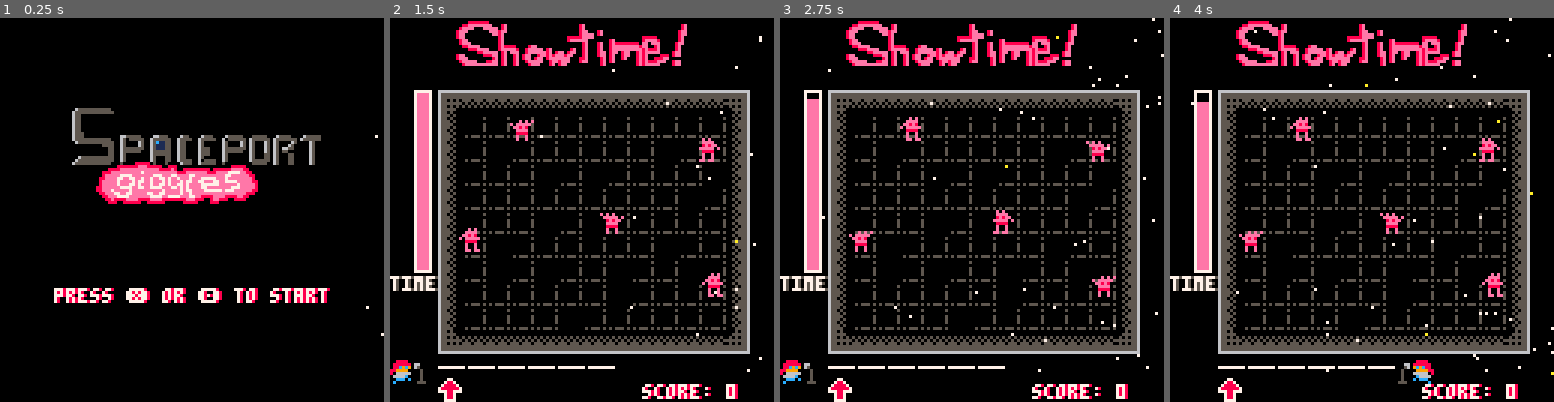
Above: before the commit, frames 1-4 (left to right).
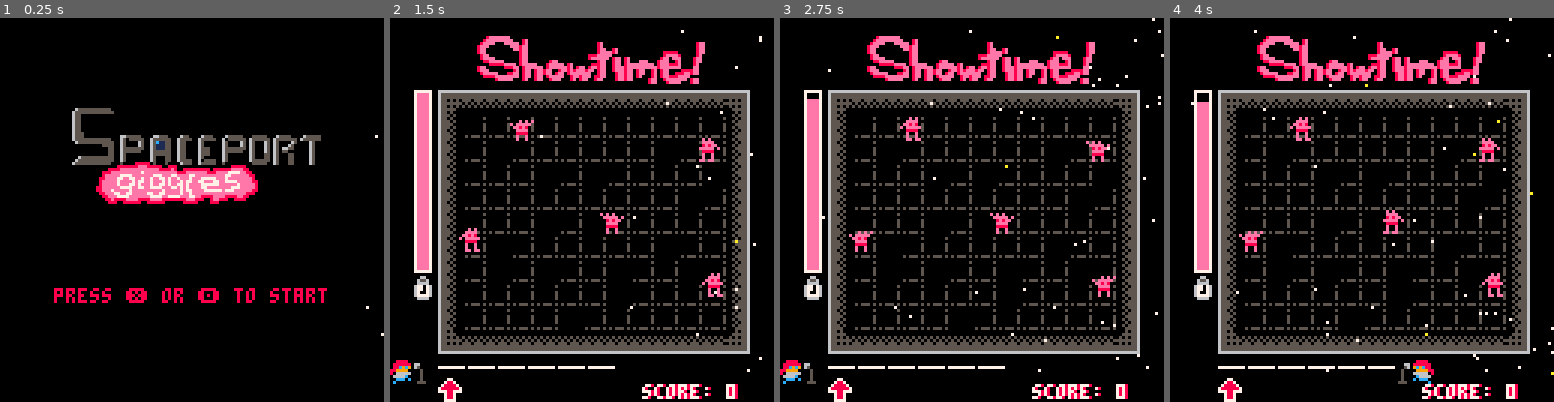
Above: after the commit, the same moments.

Repository: kitasuna/ggj2024
Game: PICO-8 cartridge main.p8
The game is run twice, just before and just after one commit, with the same random seed, the same clock (stepped at 60 frames per second) and the same inputs.
Inputs:
- Up to frame 1 (0.25 s): no input
- Up to frame 2 (1.5 s): tap X (X key) at 0.33, 1.07 s; tap O (Z key) at 0.7 s
- Up to frame 3 (2.75 s): hold Right 1.6-2.1 s; tap O (Z key) at 1.7, 2.1, 2.5 s; tap X (X key) at 1.85 s; hold Up 2.15-2.42 s; hold Right from 2.47 s (still down)
- Up to frame 4 (4 s): tap O (Z key) at 2.9, 3.3, 3.7 s; tap X (X key) at 2.97 s; release Right at 3.03 s; hold Left 3.08-3.58 s; hold Down 3.63-3.97 s

The runs differ from the first frame. In frame 1, 1.8% of the frame differs, in the area x 14-86%, y 70-75%; in frame 2, 5.3%; in frame 3, 5.4%, in the area x 0-83%, y 0-74%; in frame 4, 5.4%.

Commit message:
Add second grammar Add color cycling text on title screen Update position of Showtime! banner Display stopwatch icon

Diff:
--- a/_game.lua
+++ b/_game.lua
@@ -20,7 +20,7 @@
   baddie_mngr:draw()
 
   -- showtime banner
-  spr(64, 20, 0, 10, 2)
+  spr(64, 27, 6, 10, 2)
 
   -- our hero
   spr(32, _showtime_hero_params[_showtime_hero_index + 1], 114, 1, 1, _showtime_hero_index == 1 and true or false)
@@ -31,7 +31,7 @@
   rect(8,84,13,24,7)
   -- 60 px high
   rectfill(9,83,12,25 + (SHOWTIME_TIMER - _showtime_current_timer),14)
-  dshad("time",0,86,7,5)
+  spr(91, 7, 86)
 
   dshad("score: ".._score, 84, 122, 7, 8)
   palt()
@@ -47,18 +47,12 @@
   end
 
   map(0,0,16,24,14,13)
-
-  -- player
-  player:draw()
-
-  -- baddies
-  baddie_mngr:draw()
 
   -- time limit
   rect(8,84,13,24,7)
   -- 60 px high
   rectfill(9,83,12,25 + (SHOWTIME_TIMER - _showtime_remaining_timer),14)
-  dshad("time",0,86,7,5)
+  spr(91, 7, 86)
 
   dshad("press "..BUTTON_X.." or "..BUTTON_O, 30, 115, 7, 8)
   dshad("to start showtime!", 30, 121, 7, 8)
@@ -67,6 +61,13 @@
     p:draw()
   end)
 
+  -- player
+  player:draw()
+
+  -- baddies
+  baddie_mngr:draw()
+
+
   palt()
 end
 
@@ -79,7 +80,7 @@
   dshad("score: ".._score, 48, 40, 7, 8)
 
   dshad("grammar solution!", 32, 72, 12, 1)
-  gs[1]:explain(32, 82)
+  _grammar:explain(32, 82)
 
   palt()
 end
@@ -165,9 +166,9 @@
   if btnp(5) then
     local joined, joined_str = input:submit()
     if #joined > 0 then
-      local result = gs[1]:check(joined)
+      local result = _grammar:check(joined)
       if result then
-        if not elem(joined_str, _guesses) then
+        if not elem(_guesses, joined_str) then
           _score += #joined * 5
           baddie_mngr:react("haha")
           sfx(24)
@@ -227,11 +228,11 @@
     pset(v.x, v.y, rnd() > 0.9 and 1 or 7)
   end
   map(20,0,24,30,11,4)
-  dshad("press "..BUTTON_X.." or "..BUTTON_O.." to start", 18, 90, 7, 8)
-
-end
-
-function _title_update()
+  --dshad("press "..BUTTON_X.." or "..BUTTON_O.." to start", 18, 90, 7, 8)
+  fx.cyclers[1]:draw(18, 90)
+end
+
+function _title_update(dt)
   if btnp(4) or btnp(5) then
     change_state(STATE_EXPLORE)
   end
@@ -239,6 +240,8 @@
   if rnd() > 0.7 then
     add(fx.stars, {x=130, y=flr(rnd(120)), dx=rnd()})
   end
+
+  fx.cyclers[1]:update(dt)
 
   for k, v in pairs(fx.stars) do
     v.x -= v.dx
--- a/fx.lua
+++ b/fx.lua
@@ -1,4 +1,27 @@
 fx = {
   parts = {},
   stars = {},
+  cyclers = {},
 }
+
+function new_cycler(str, cycle_ttl, colors)
+  return {
+    str = str,
+    cycle_ttl = cycle_ttl,
+    colors = colors,
+    current = 1,
+    update = function(self, dt)
+      self.cycle_ttl -= dt
+      if self.cycle_ttl <= 0 then
+        self.current += 1
+        if self.current > #self.colors then
+          self.current = 1
+        end
+        self.cycle_ttl = cycle_ttl
+      end
+    end,
+    draw = function(self, x, y)
+      print(self.str, x, y, self.colors[self.current])
+    end,
+  }
+end
--- a/gram.lua
+++ b/gram.lua
@@ -28,8 +28,7 @@
     end,
     check = function(self, xs)
       for k,v in pairs(xs) do
-        if not elem(v, self.parts[((k-1) % 3) + 1]) then
-          -- printh("Couldnt find "..v.." in parts "..((k - 1) % 3))
+        if not elem(self.parts[((k-1) % 3) + 1], v) then
           return false
         end
       end
@@ -45,13 +44,50 @@
       dshad("second: "..self.parts[2][1].." or "..self.parts[2][2], x, y+10, 12, 1)
       dshad("third: "..self.parts[3][1].." or "..self.parts[3][2], x, y+20, 12, 1)
     end
+  },
+  {
+    name = "headstails",
+    heads = {},
+    tails = {},
+    init = function(self, xs)
+      self.heads = {xs[1], xs[2]}
+      self.tails = {xs[5], xs[6]}
+      self.all = xs
+    end,
+    gen = function(self, tgt_length)
+      -- head first
+      str = self.heads[1 + flr(rnd(2))]
+      for i=2,tgt_length do
+        -- pick one of the first chars
+        str = str..self.all[1 + flr(rnd(#self.all))]
+      end
+      str = str..self.tails[1 + flr(rnd(2))]
+      return str
+    end,
+    check = function(self, xs)
+      if #xs < 2 then
+        return false
+      end
+      if not elem(self.heads, xs[1]) or not elem(self.tails, xs[#xs]) then
+          return false
+      end
+      return true
+    end,
+    debug = function(self)
+      printh("self.heads: "..self.heads[1]..","..self.heads[2])
+      printh("self.tails: "..self.tails[1]..","..self.tails[2])
+    end,
+    explain = function(self, x, y)
+      dshad("first: "..self.heads[1].." or "..self.heads[2], x, y, 12, 1)
+      dshad("last: "..self.tails[1].." or "..self.tails[2], x, y+10, 12, 1)
+    end
   }
 }
 
 chatter = {
 }
 
-function elem(e, tbl)
+function elem(tbl, e)
   for v in all(tbl) do
     if e == v then
       return true
--- a/main.p8
+++ b/main.p8
@@ -24,8 +24,8 @@
 _current_state = STATE_EXPLORE
 _showtime_current_timer=SHOWTIME_TIMER
 _score = 0
-
 _last_t = 0
+_grammar = {}
 
 function _init()
   printh("_init")
@@ -45,14 +45,15 @@
   -- _chars = shuffle(_chars)
   input:init(_altchars)
 
+  _grammar = gs[1 + flr(rnd(#gs))]
   -- init grammar
-  gs[1]:init(_chars)
-  gs[1]:debug()
+  _grammar:init(_chars)
+  _grammar:debug()
   -- Make some strings!
   for i=1,6 do
-    local d = gs[1]:gen(1 + flr(rnd(3)))
-    while elem(d, _dialog) do
-      d = gs[1]:gen(1 + flr(rnd(3)))
+    local d = _grammar:gen(1 + flr(rnd(3)))
+    while elem(_dialog, d) do
+      d = _grammar:gen(1 + flr(rnd(3)))
     end
     printh("Added: "..d)
     _dialog[i] = d
@@ -68,6 +69,8 @@
 
   -- player
   player:init()
+
+  fx.cyclers[1] = new_cycler("press "..BUTTON_X.." or "..BUTTON_O.." to start", 0.1, {6, 14, 8, 2})
 end
 
 function _update60()
--- a/player.lua
+++ b/player.lua
@@ -14,8 +14,8 @@
   update = function(self, bits, dt)
     if btn(0) then
       self.x -= 0.5
-      if self.x < 12 then
-        self.x = 12
+      if self.x < 20 then
+        self.x = 20
       end
       self.direction = 0
     end
Not shown, changed: 17 lines of the sprite sheet (__gfx__) section of main.p8
